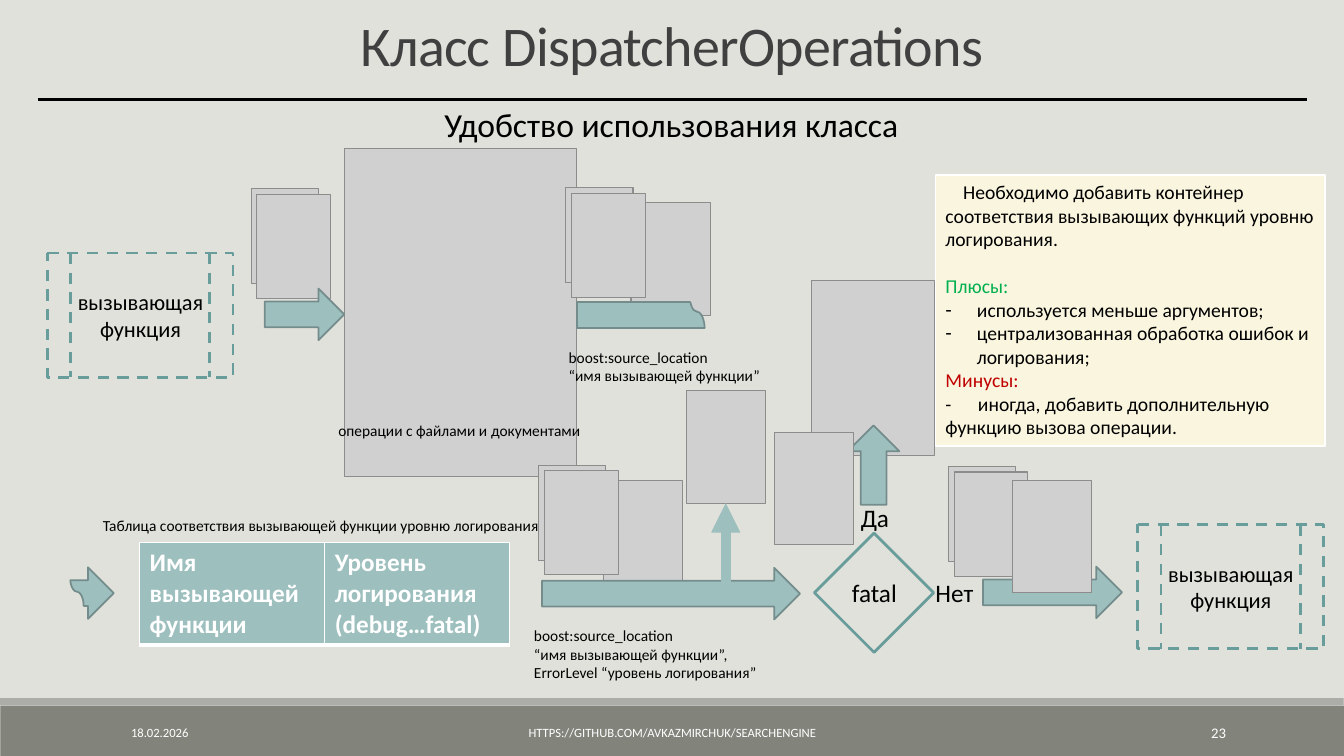
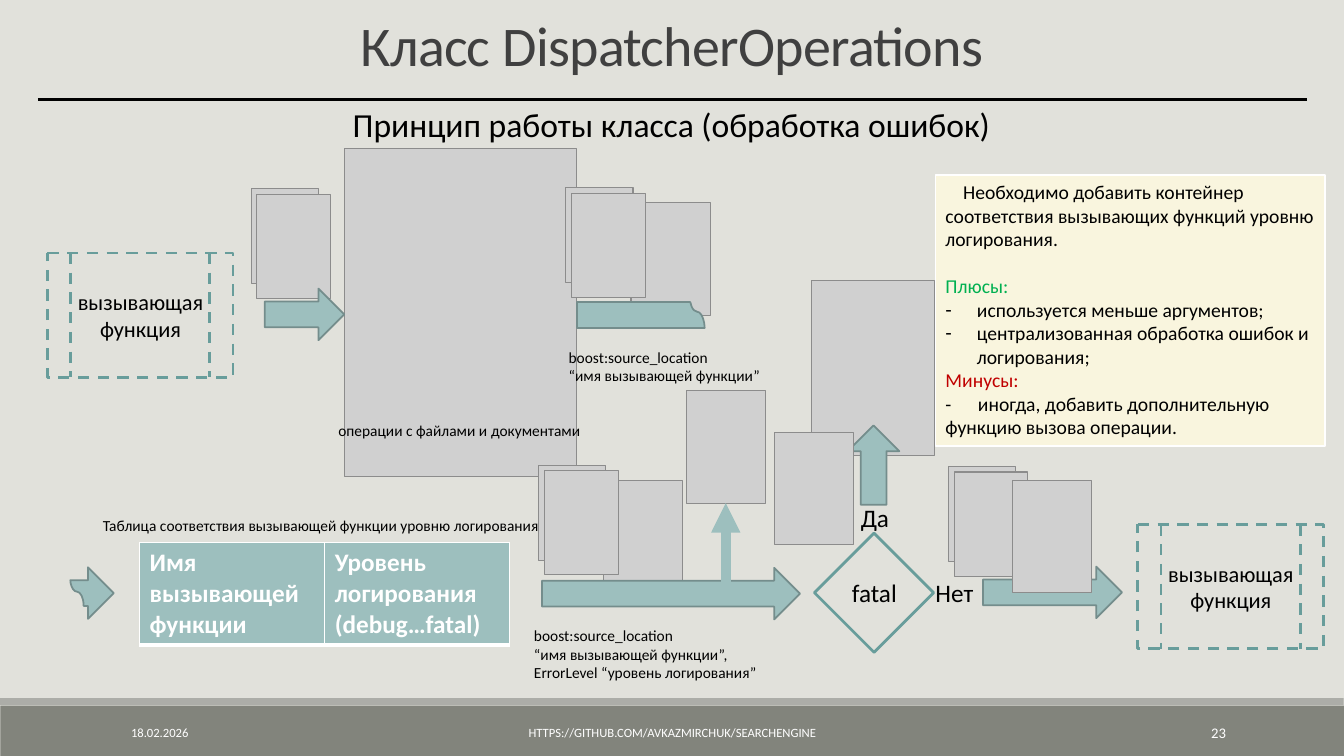
Before and after one commit to AVKazmirchuk/SearchEngine, a slide deck: slide 23 of presentation/защита.pptx. Drawn at 1344x756 pixels with LibreOffice and Linux fonts; fonts in the diff are those of the drawing; grey boxes stand for pictures. Boxes give left, top, right and bottom in pixels: in the first picture for what was removed or moved away, otherwise in the second. Text is boxed around its words. In the diff, an @@ line names an element or a change of style, - is before the commit and + after.

```diff
--- a/presentation/защита.pptx
+++ b/presentation/защита.pptx
@@ text at (353,112,990,143): text changed @@
-Удобство использования класса
+Принцип работы класса (обработка ошибок)
```
Also in this commit, not shown: 3 other slides changed.
